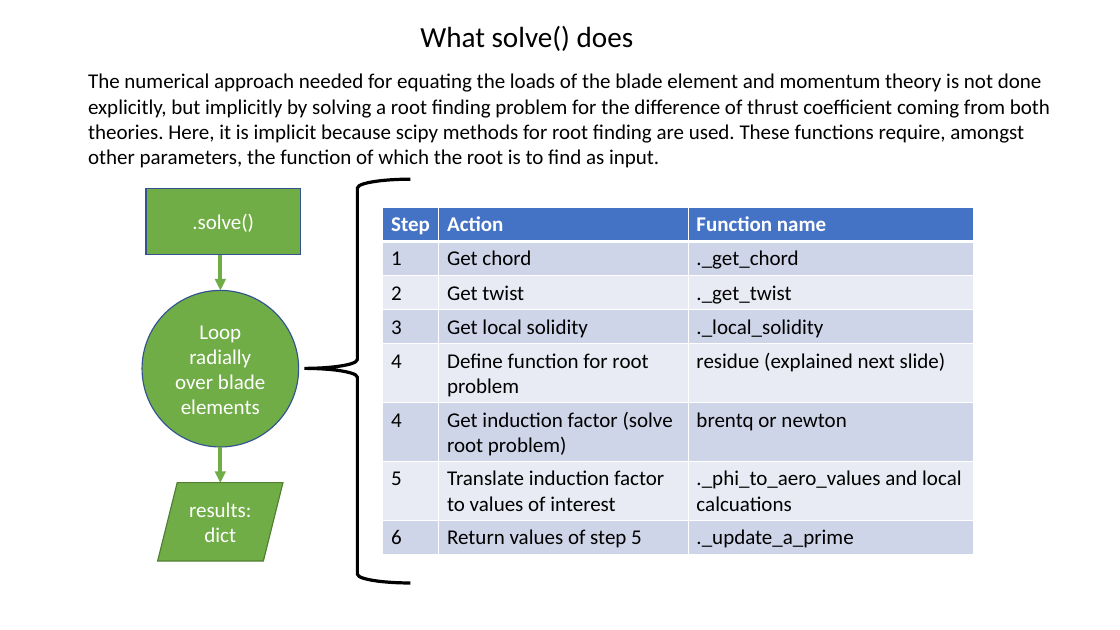
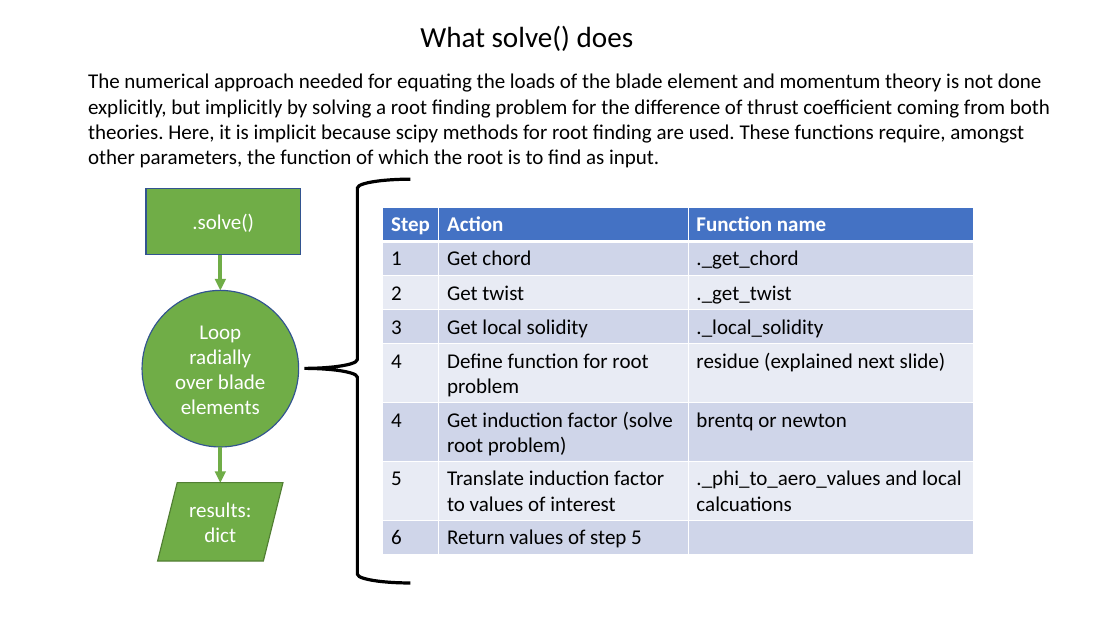
Before and after one commit to mjanszen/RotorWakeAerodynamicsBEM, a slide deck: slide 2 of doc/flowchart.pptx. Drawn at 1120x630 pixels with LibreOffice and Linux fonts; fonts in the diff are those of the drawing. Boxes give left, top, right and bottom in pixels: in the first picture for what was removed or moved away, otherwise in the second. Text is boxed around its words. In the diff, an @@ line names an element or a change of style, - is before the commit and + after.

```diff
--- a/doc/flowchart.pptx
+++ b/doc/flowchart.pptx
@@ table at [383,208,975,555] @@
-row 8, column 3: ._update_a_prime
+row 8, column 3: 
```
Also in this commit, not shown: 1 other slide changed, 1 other file.
